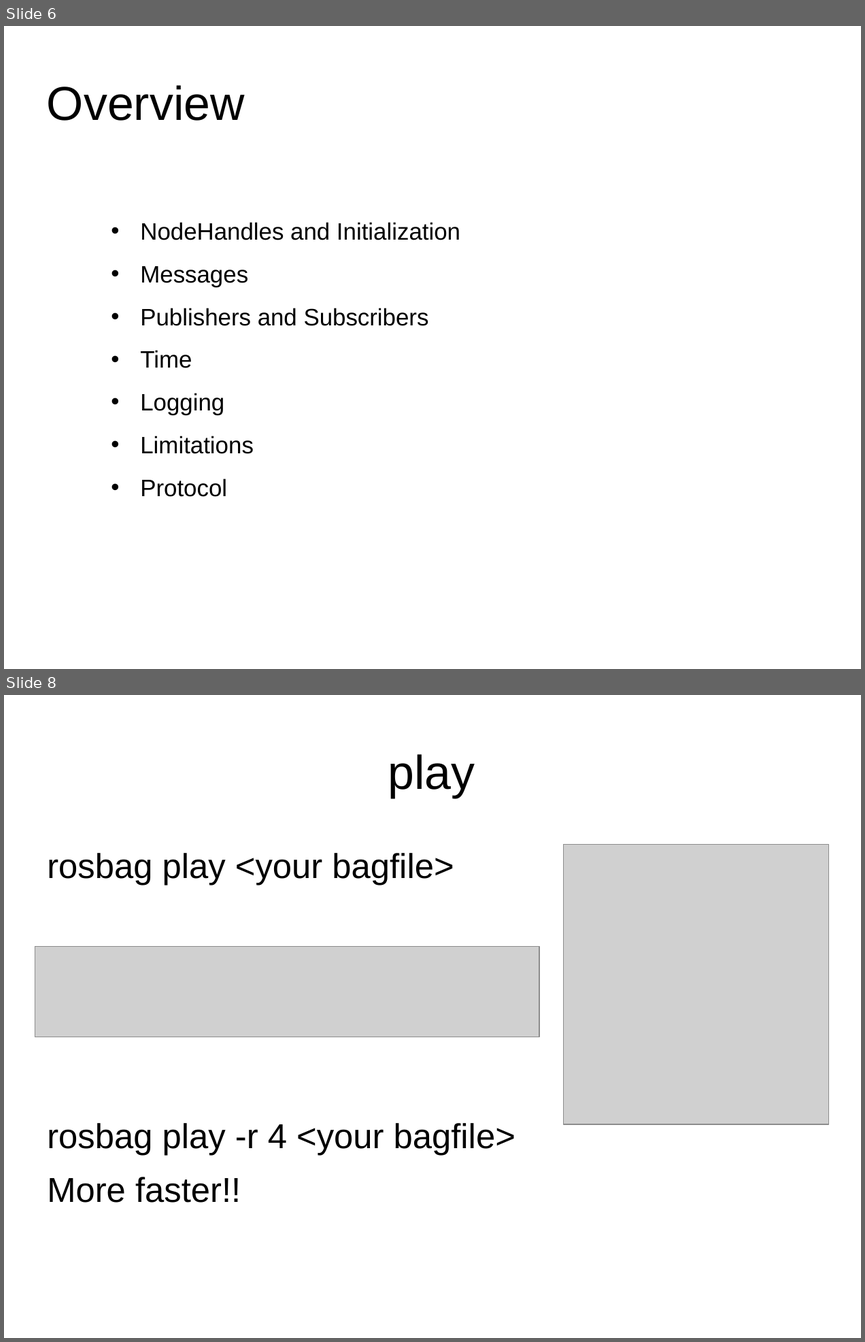
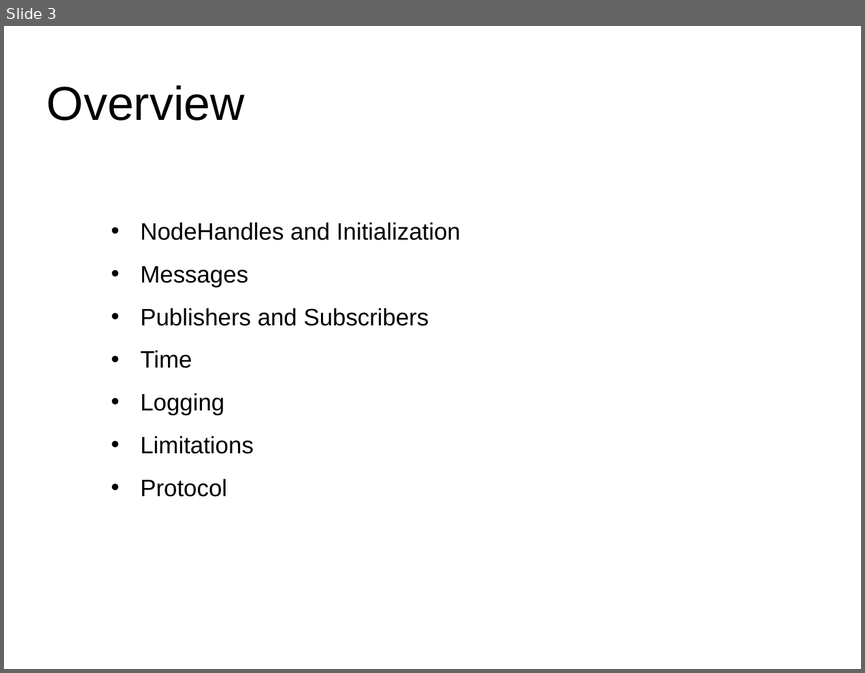
Before and after one commit to usedtolove/ros-study, a slide deck: docs/2.Intermediate/01.serial.ppt. Shown one above the other, each under a label of ours: slides 6 and 8 before the commit, slide 3 after it; the slides between them are not shown. The pictures are 865x1342 and 865x673 pixels, drawn with LibreOffice and Linux fonts; fonts in the diff are those of the drawing; grey boxes stand for pictures. Boxes give left, top, right and bottom in pixels: in the first picture for what was removed or moved away, otherwise in the second. Text is boxed around its words. In the diff, an @@ line names an element or a change of style, - is before the commit and + after.

```diff
--- a/docs/2.Intermediate/01.serial.ppt
+++ b/docs/2.Intermediate/01.serial.ppt
@@ slide 8 removed at (4, 695, 861, 1338), background #FFFFFF @@
@@ title removed at (388, 754, 475, 798) @@
-play
@@ text removed at (47, 853, 515, 1202) @@
-rosbag play <your bagfile>
-rosbag play -r 4 <your bagfile>
-More faster!!
@@ picture removed at (564, 845, 829, 1124) @@
@@ picture removed at (35, 946, 540, 1036) @@
@@ what was slide 6 is now slide 3 @@
```
Also in this commit, not shown: 4 slides changed, 3 slides added, 2 other slides removed, 5 other files.
